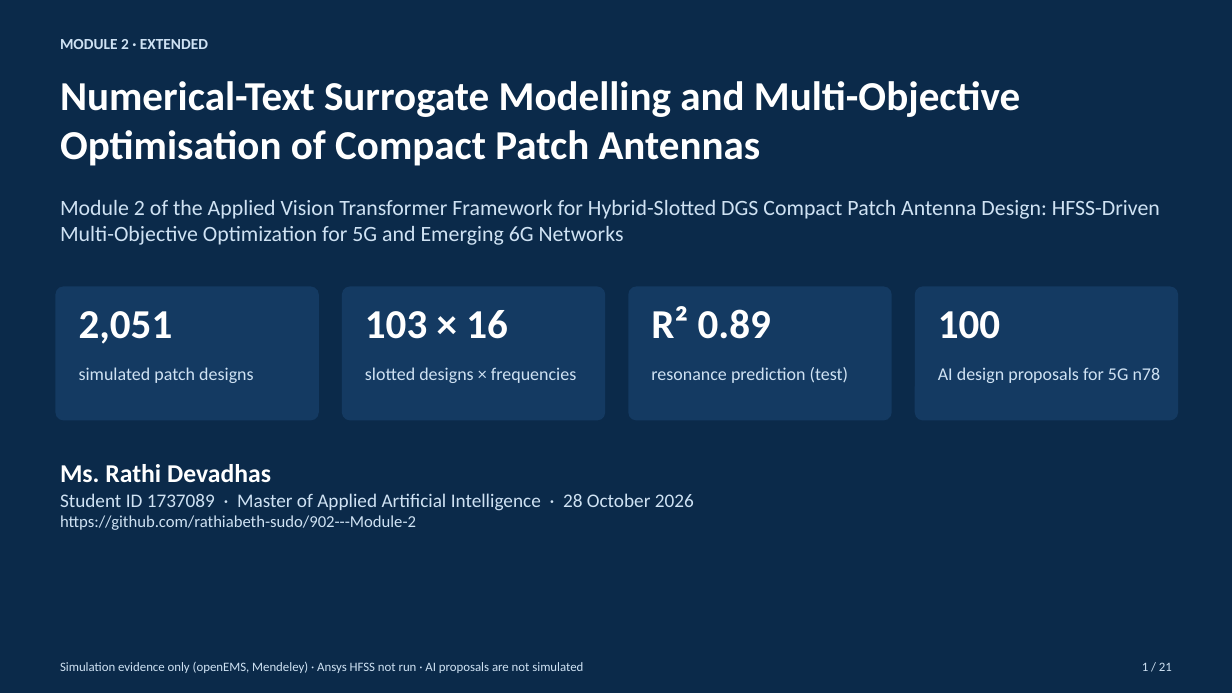
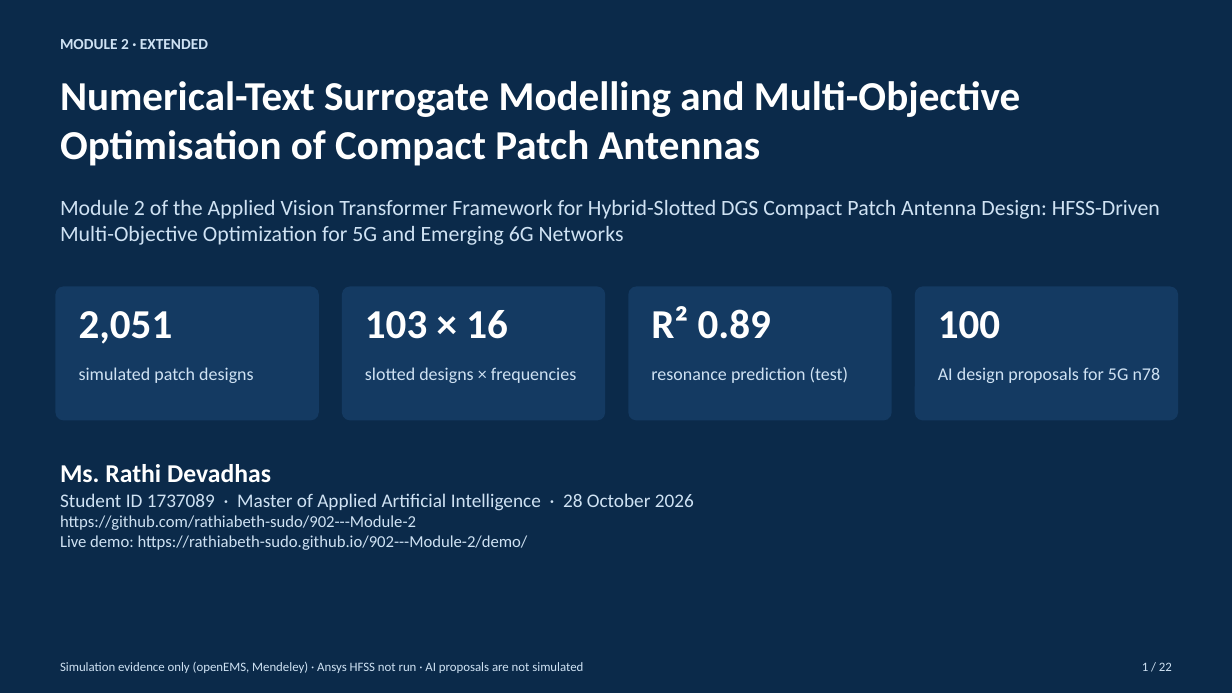
Before and after one commit to rathiabeth-sudo/902---Module-2, a slide deck: slide 1 of presentations/module2_extended_presentation.pptx. Drawn at 1232x693 pixels with LibreOffice and Linux fonts; fonts in the diff are those of the drawing. Boxes give left, top, right and bottom in pixels: in the first picture for what was removed or moved away, otherwise in the second. Text is boxed around its words. In the diff, an @@ line names an element or a change of style, - is before the commit and + after.

```diff
--- a/presentations/module2_extended_presentation.pptx
+++ b/presentations/module2_extended_presentation.pptx
@@ text at box(60, 535, 528, 550): paragraph added @@
+Live demo: https://rathiabeth-sudo.github.io/902---Module-2/demo/
@@ text at box(1142, 662, 1172, 671): text changed @@
-1 / 21
+1 / 22
```
Also in this commit, not shown: 20 other slides changed, 1 slide added, 14 other files.
